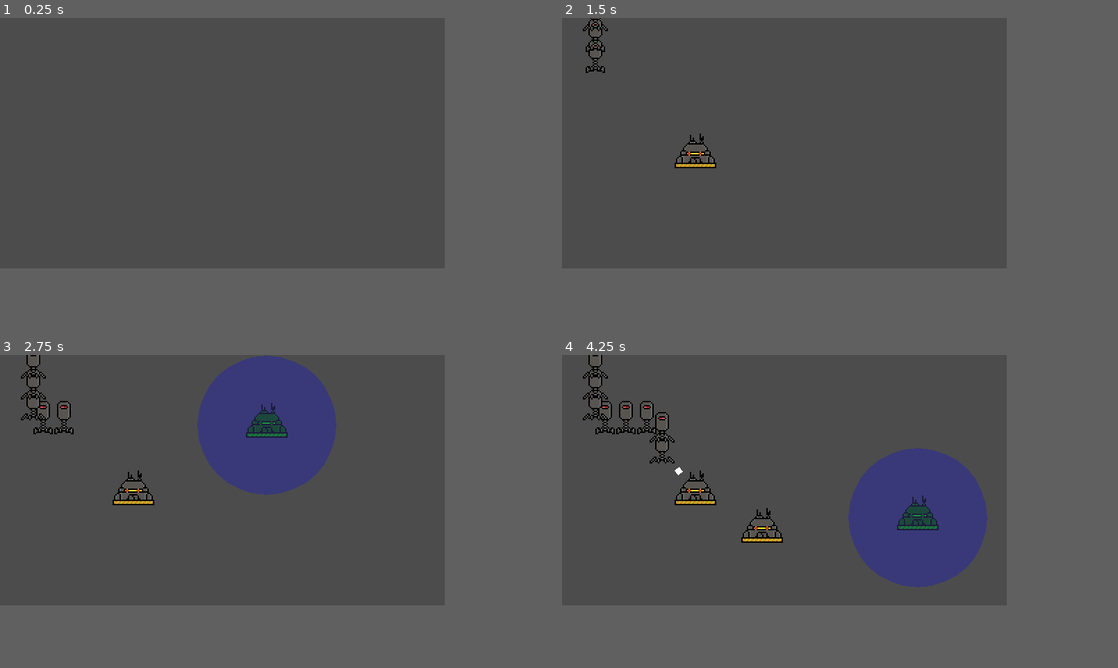
Above: before the commit, frames 1-4 (two rows, left to right).
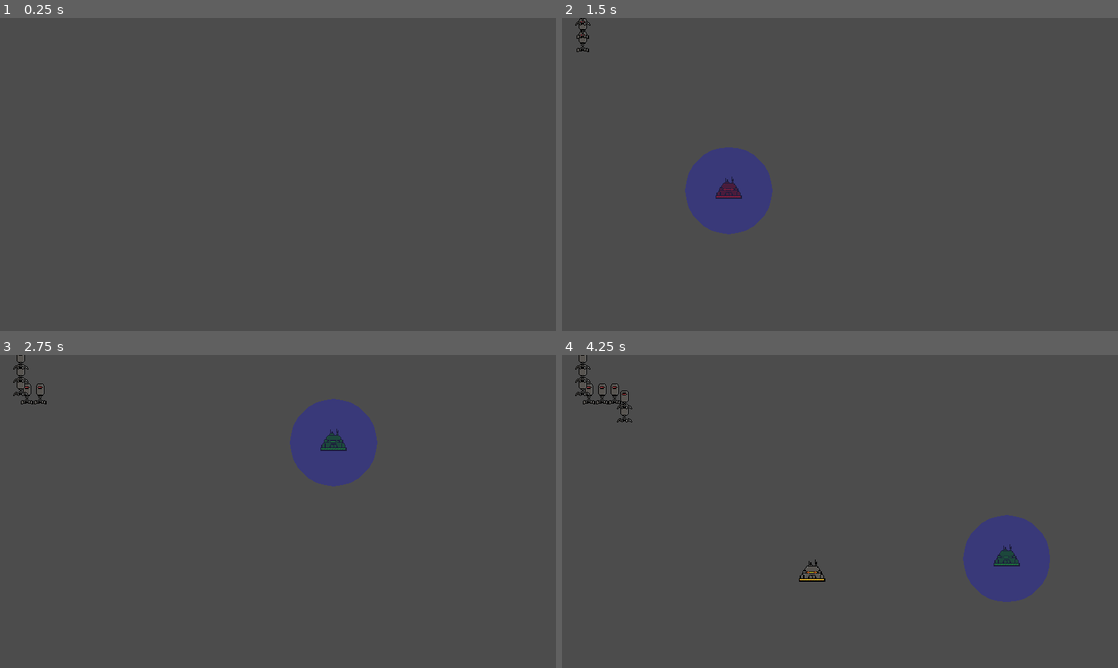
Above: after the commit, the same moments.

Repository: TylerPelaez/TowerCard
Game: Godot game, scene res://World/TestLevel.tscn
The game is run twice, just before and just after one commit, with the same random seed, the same clock (stepped at 60 frames per second) and the same inputs.
Inputs (mouse positions are in pixels of both pictures, inside the frame that each line leads up to):
- Up to frame 1 (0.25 s): no input
- Up to frame 2 (1.5 s): move the mouse to (884, 130) at 0.52 s; tap E (dev_place_tower) at 0.6 s; move the mouse to (695, 155) at 1.27 s; click (695, 155) at 1.35 s
- Up to frame 3 (2.75 s): move the mouse to (266, 423) at 2.02 s; tap E (dev_place_tower) at 2.1 s
- Up to frame 4 (4.25 s): move the mouse to (762, 530) at 2.77 s; click (762, 530) at 2.85 s; move the mouse to (917, 517) at 3.52 s; tap E (dev_place_tower) at 3.6 s
The window is 640x360 before the commit and 800x450 after it. Grey fills any space a smaller window leaves; there, only what the larger window draws over its background counts as a difference.

The runs differ from the first frame. In frame 1, only the window size differs. In frame 2, 4.0% of the frame differs, in the area x 2-38%, y 0-70%; in frame 3, 10%; in frame 4, 13%, in the area x 2-88%, y 0-79%.

Commit message:
double res

Diff:
--- a/World/TestLevel.tscn
+++ b/World/TestLevel.tscn
@@ -6,7 +6,7 @@
 
 [sub_resource type="Curve2D" id=1]
 _data = {
-"points": PoolVector2Array( 0, 0, 0, 0, 24, 0, 0, 0, 0, 0, 24, 48, 0, 0, 0, 0, 72, 48, 0, 0, 0, 0, 72, 88, 0, 0, 0, 0, 144, 88, 0, 0, 0, 0, 272, 88, 0, 0, 0, 0, 272, 144, 0, 0, 0, 0, 120, 144, 0, 0, 0, 0, 120, 200 )
+"points": PoolVector2Array( 0, 0, 0, 0, 24, 0, 0, 0, 0, 0, 24, 48, 0, 0, 0, 0, 72, 48, 0, 0, 0, 0, 72, 88, 0, 0, 0, 0, 144, 88, 0, 0, 0, 0, 560, 88, 0, 0, 0, 0, 560, 200, 0, 0, 0, 0, 120, 200, 0, 0, 0, 0, 120, 376 )
 }
 
 [node name="TestLevel" type="Node2D"]
@@ -20,7 +20,7 @@
 collision_mask = 0
 
 [node name="CollisionPolygon2D" type="CollisionPolygon2D" parent="PlacementArea"]
-polygon = PoolVector2Array( 0, 0, 8, 0, 8, 64, 56, 64, 56, 104, 256, 104, 256, 128, 104, 128, 104, 208, 136, 208, 136, 160, 288, 160, 288, 72, 88, 72, 88, 32, 40, 32, 40, 0, 320, 0, 320, 224, 0, 224 )
+polygon = PoolVector2Array( 0, 0, 8, 0, 8, 64, 56, 64, 56, 104, 544, 104, 544, 184, 104, 184, 104, 360, 136, 360, 136, 216, 576, 216, 576, 72, 88, 72, 88, 32, 40, 32, 40, 0, 640, 0, 640, 400, 0, 400 )
 
 [node name="PlayerController" parent="." instance=ExtResource( 3 )]
 
--- a/project.godot
+++ b/project.godot
@@ -54,8 +54,8 @@
 
 [display]
 
-window/size/width=320
-window/size/height=180
+window/size/width=640
+window/size/height=360
 window/size/test_width=1280
 window/size/test_height=720
 window/stretch/mode="2d"
